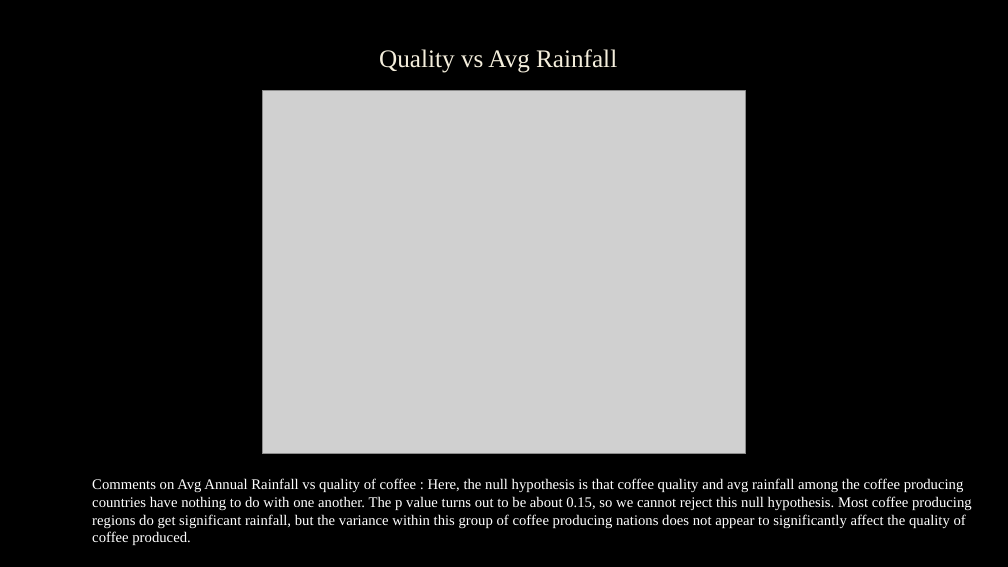
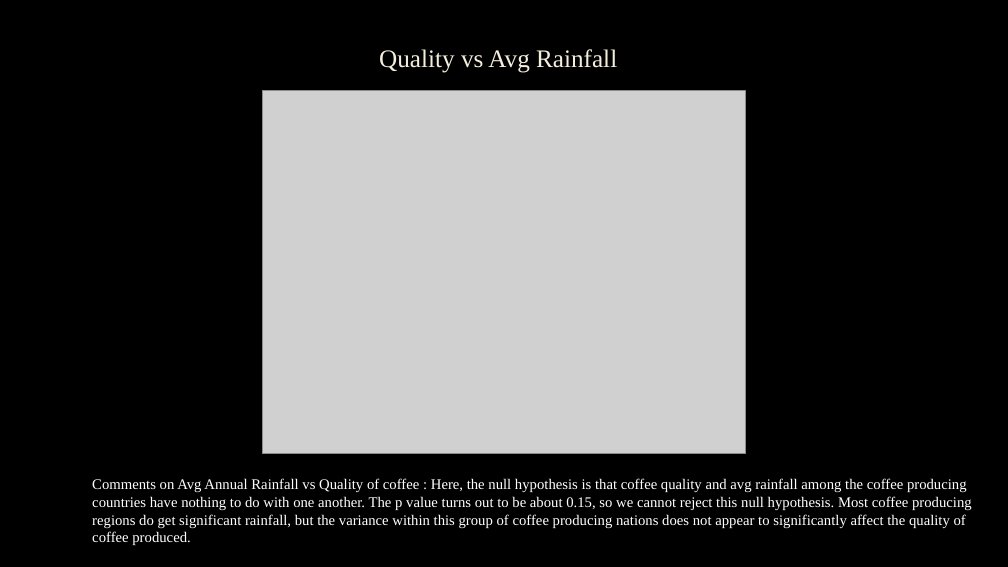
Before and after one commit to colinroberts-data-analytics-portfolio/project1, a slide deck: slide 7 of A Study of Coffee Production.pptx. Drawn at 1008x567 pixels with LibreOffice and Linux fonts; fonts in the diff are those of the drawing; grey boxes stand for pictures; background and template pictures are left out. Boxes give left, top, right and bottom in pixels: in the first picture for what was removed or moved away, otherwise in the second. Text is boxed around its words. In the diff, an @@ line names an element or a change of style, - is before the commit and + after.

```diff
--- a/A Study of Coffee Production.pptx
+++ b/A Study of Coffee Production.pptx
@@ text at [92, 478, 972, 545]: text changed @@
-Comments on Avg Annual Rainfall vs quality of coffee : Here, the null hypothesis is that coffee quality and avg rainfall among the coffee producing countries have nothing to do with one another. The p value turns out to be about 0.15, so we cannot reject this null hypothesis. Most coffee producing regions do get significant rainfall, but the variance within this group of coffee producing nations does not appear to significantly affect the quality of coffee produced.
+Comments on Avg Annual Rainfall vs Quality of coffee : Here, the null hypothesis is that coffee quality and avg rainfall among the coffee producing countries have nothing to do with one another. The p value turns out to be about 0.15, so we cannot reject this null hypothesis. Most coffee producing regions do get significant rainfall, but the variance within this group of coffee producing nations does not appear to significantly affect the quality of coffee produced.
```
Also in this commit, not shown: 4 other slides changed.
